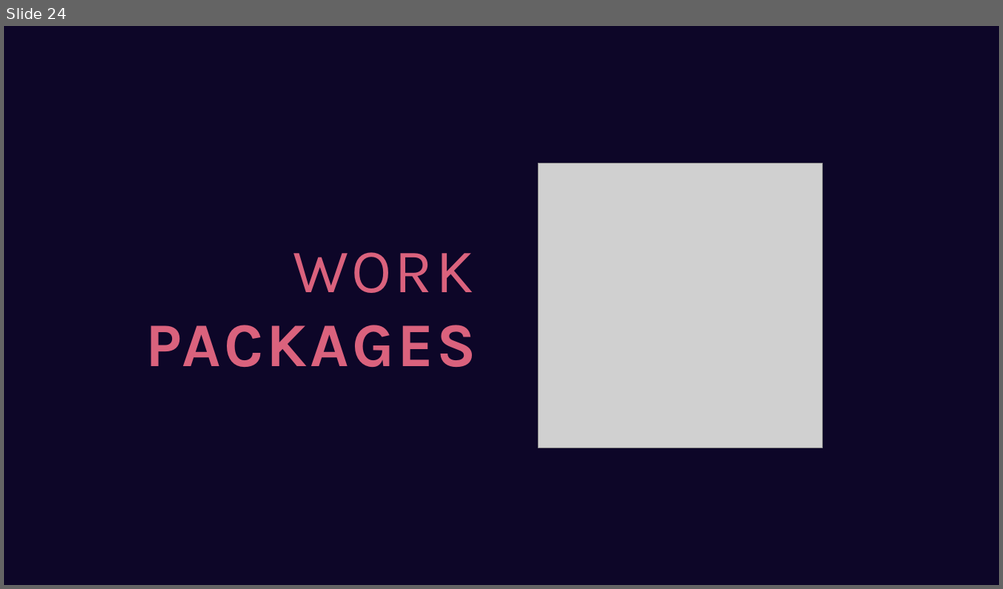
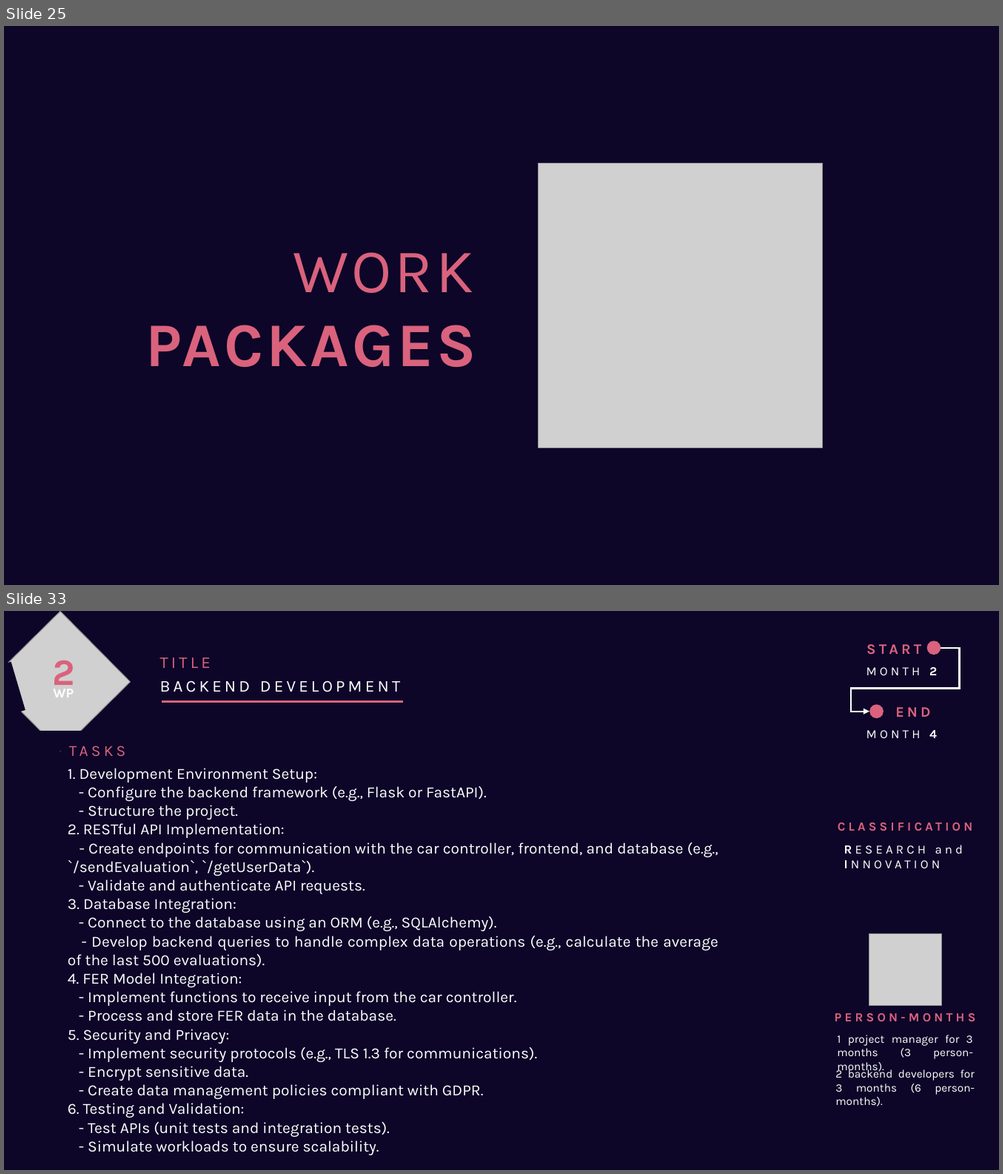
Before and after one commit to GiuseppeSoriano/MoodPilot, a slide deck: Idea/Idea_Presentation.pptx. Shown one above the other, each under a label of ours: slide 24 before the commit, slides 25 and 33 after it; the slides between them are not shown. The pictures are 1003x589 and 1003x1174 pixels, drawn with LibreOffice and Linux fonts; fonts in the diff are those of the drawing; grey boxes stand for pictures. Boxes give left, top, right and bottom in pixels: in the first picture for what was removed or moved away, otherwise in the second. Text is boxed around its words. In the diff, an @@ line names an element or a change of style, - is before the commit and + after.

```diff
--- a/Idea/Idea_Presentation.pptx
+++ b/Idea/Idea_Presentation.pptx
@@ slide 33 added at (x1=4, y1=611, x2=999, y2=1170), background #0D0628 @@
@@ group added at (x1=851, y1=641, x2=959, y2=738): 4 texts, 2 ellipses, 1 elbow arrow @@
+MONTH 2
+START
+MONTH 4
+END
@@ text added at (x1=160, y1=658, x2=210, y2=668), 16 pt, text #DA627D @@
+TITLE
@@ group added at (x1=4, y1=611, x2=131, y2=752): 2 rectangles, 2 texts, 1 picture @@
+2
+WP
@@ text added at (x1=160, y1=681, x2=400, y2=692), 16 pt, text #FFFFFF @@
+BACKEND DEVELOPMENT
@@ line added from (402, 702) to (162, 702), #DA627D 1.5 pt @@
@@ text added at (x1=69, y1=746, x2=126, y2=756), 15 pt, text #DA627D @@
+TASKS
@@ text added at (x1=68, y1=768, x2=718, y2=1156), 15 pt, text #FFFFFF @@
+1. Development Environment Setup:
+- Configure the backend framework (e.g., Flask or FastAPI).
+- Structure the project.
+2. RESTful API Implementation:
+- Create endpoints for communication with the car controller, frontend, and database (e.g., `/sendEvaluation`, `/getUserData`).
+- Validate and authenticate API requests.
+3. Database Integration:
+- Connect to the database using an ORM (e.g., SQLAlchemy).
+- Develop backend queries to handle complex data operations (e.g., calculate the average of the last 500 evaluations).
+4. FER Model Integration:
+- Implement functions to receive input from the car controller.
+- Process and store FER data in the database.
+5. Security and Privacy:
+- Implement security protocols (e.g., TLS 1.3 for communications).
+- Encrypt sensitive data.
+- Create data management policies compliant with GDPR.
+6. Testing and Validation:
+- Test APIs (unit tests and integration tests).
+- Simulate workloads to ensure scalability.
@@ text added at (x1=837, y1=823, x2=972, y2=831), 12 pt, text #DA627D, bold @@
+CLASSIFICATION
@@ text added at (x1=935, y1=845, x2=963, y2=854), 12 pt, text #FFFFFF @@
+RESEARCH and
+INNOVATION
@@ picture added at (x1=869, y1=934, x2=941, y2=1006) @@
@@ text added at (x1=834, y1=1014, x2=976, y2=1022), 12 pt, text #DA627D, bold @@
+PERSON-MONTHS
@@ text added at (x1=836, y1=1035, x2=973, y2=1074), 11 pt, text #FFFFFF @@
+1 project manager for 3 months (3 person-months).
@@ text added at (x1=835, y1=1068, x2=974, y2=1107), 11 pt, text #FFFFFF @@
+2 backend developers for 3 months (6 person-months).
@@ what was slide 24 is now slide 25 @@
```
Also in this commit, not shown: 8 slides changed, 38 other slides added, 2 slides removed.
